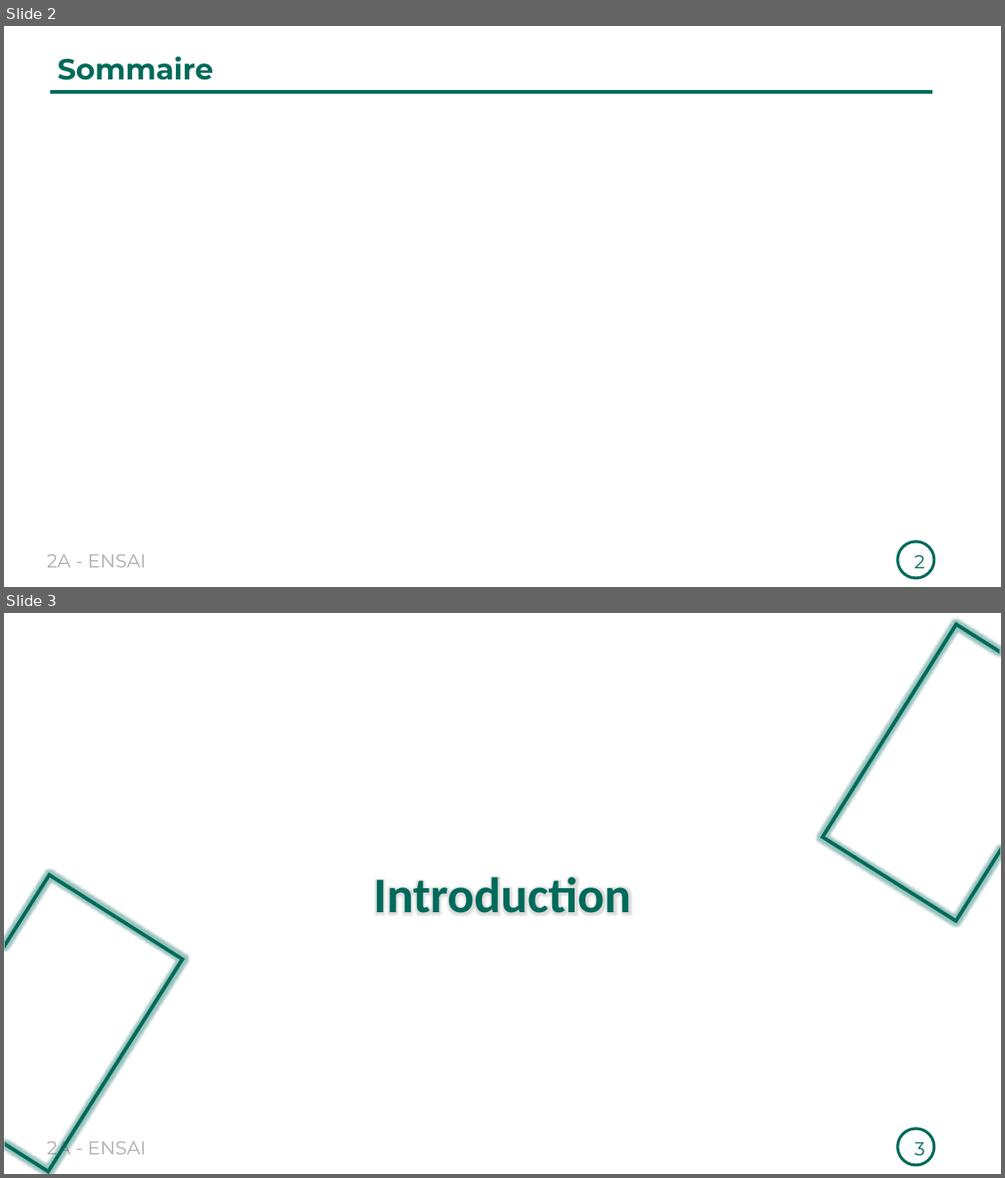
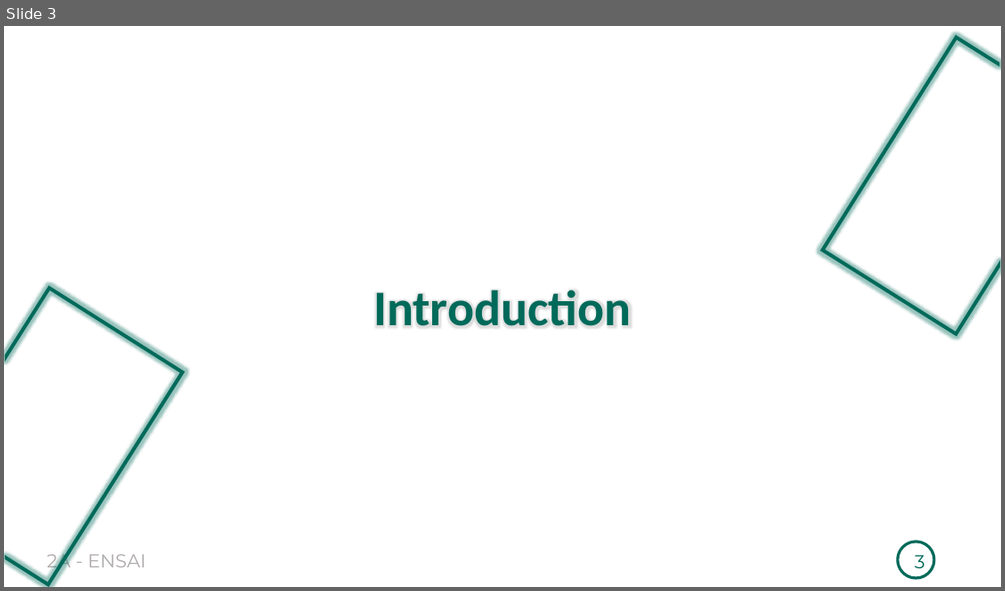
Before and after one commit to Richard-GOZAN/Projet-Stat-2A-Ensai, a slide deck: Présentation/Soutenance_Groupe25.pptx. Shown one above the other, each under a label of ours: slides 2 and 3 before the commit, slide 3 after it. The pictures are 1005x1178 and 1005x591 pixels, drawn with LibreOffice and Linux fonts; fonts in the diff are those of the drawing. Boxes give left, top, right and bottom in pixels: in the first picture for what was removed or moved away, otherwise in the second. Text is boxed around its words. In the diff, an @@ line names an element or a change of style, - is before the commit and + after.

Commit message:
Ajout sommaire et quelques images

```diff
--- a/Présentation/Soutenance_Groupe25.pptx
+++ b/Présentation/Soutenance_Groupe25.pptx
@@ slide 2 removed at bbox=[4, 26, 1001, 587], background #FFFFFF; not listed: 2 template elements that a slide beside it also shows @@
@@ text removed at bbox=[57, 56, 213, 80] @@
-Sommaire
@@ rectangle removed at bbox=[50, 90, 933, 94] @@
@@ page number removed at bbox=[914, 555, 925, 568] @@
-2
```
Also in this commit, not shown: 10 slides changed, 4 slides added, 2 other slides removed, 1 other file.
